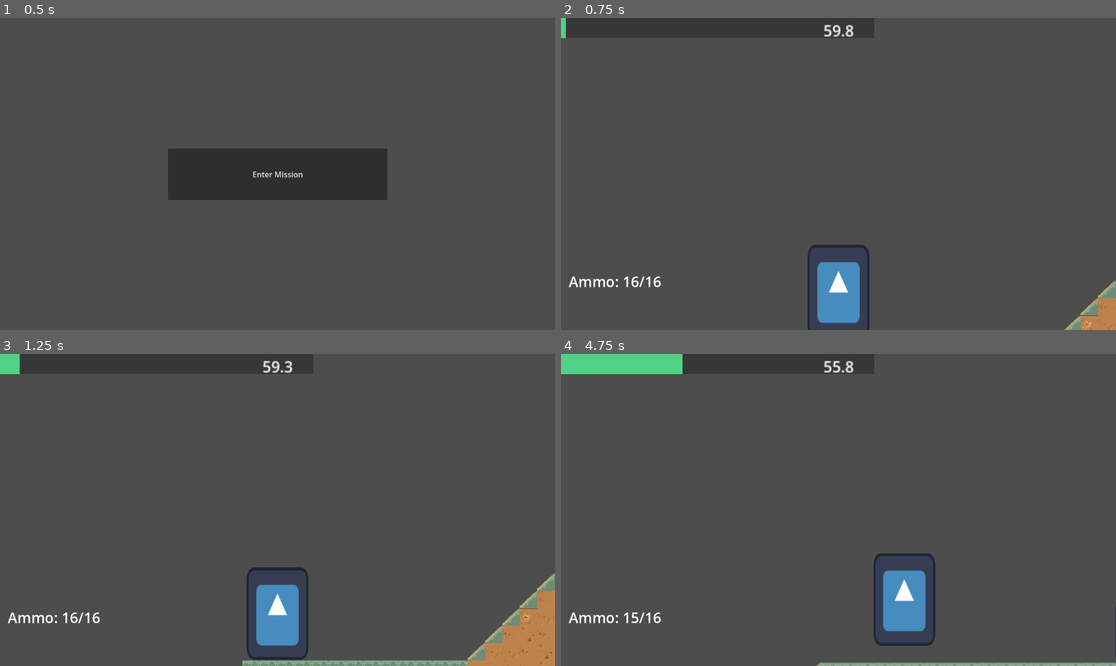
Above: before the commit, frames 1-4 (two rows, left to right).
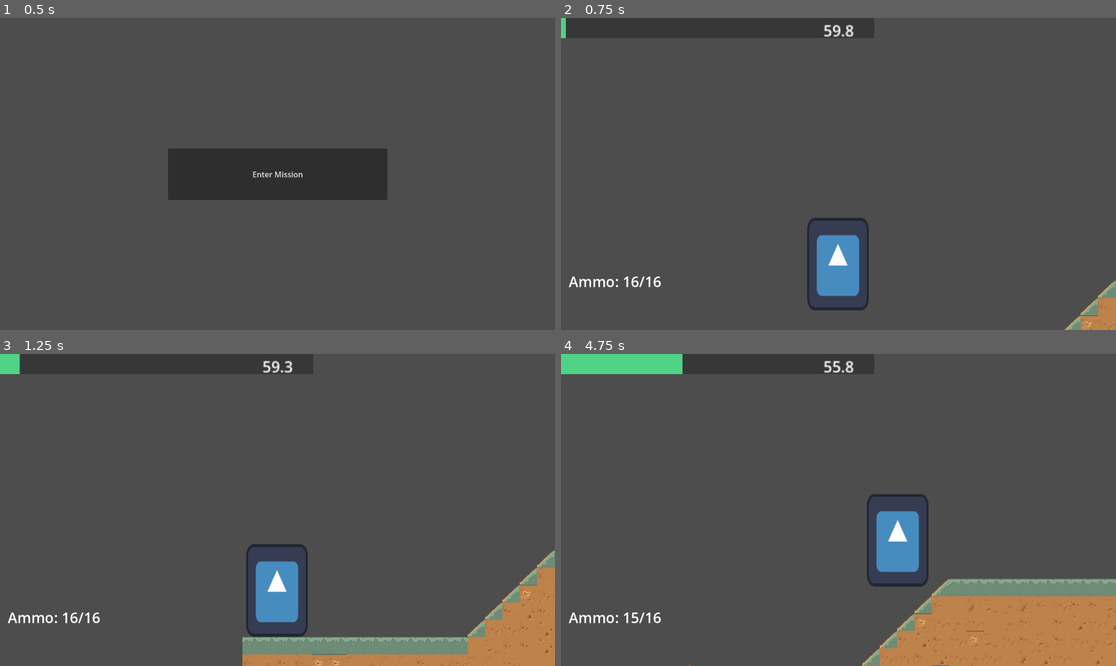
Above: after the commit, the same moments.

Repository: dzfrias/gladiator
Game: Godot game, scene res://scenes/test_scene.tscn
The game is run twice, just before and just after one commit, with the same random seed, the same clock (stepped at 60 frames per second) and the same inputs. The engine's default icon, where the game draws it, is replaced by a stand-in: a white triangle on a blue panel in a dark square.
Inputs (mouse positions are in pixels of both pictures, inside the frame that each line leads up to):
- Up to frame 1 (0.5 s): no input
- Up to frame 2 (0.75 s): click "Enter Mission" at 0.5 s
- Up to frame 3 (1.25 s): no input
- Up to frame 4 (4.75 s): move the mouse to (960, 494) at 1.27 s; hold S (crouch) 1.28-2.03 s; hold D (right) 1.28-2.78 s; tap Space (jump) at 1.52, 1.55, 1.82, 2.1, 2.27, 2.57, 3.05, 3.77, 4.07, 4.52, 4.55 s; move the mouse to (727, 525) at 2.02 s; tap S (crouch) at 2.3, 3.8 s; move the mouse to (894, 441) at 2.77 s; hold A (left) 2.78-3.53 s; hold S (crouch) 2.78-3.53 s; move the mouse to (810, 572) at 3.52 s; hold D (right) from 3.53 s (still down); click (810, 572) at 3.6 s; move the mouse to (1005, 556) at 4.27 s; hold E (roll) from 4.28 s (still down)

Frame 1 is identical in both runs. In frame 2, 1.9% of the frame differs, in the area x 44-56%, y 64-100%; in frame 3, 7.0%; in frame 4, 14%, in the area x 22-100%, y 44-100%.

Commit message:
add ability for player to crouch

Diff:
--- a/scenes/player.tscn
+++ b/scenes/player.tscn
@@ -29,11 +29,11 @@
 roll_cooldown_time = 0.2
 
 [node name="CollisionShape2D" type="CollisionShape2D" parent="."]
-position = Vector2(0, -42)
+position = Vector2(-1, -98)
 shape = SubResource("RectangleShape2D_m5kfl")
 
 [node name="Sprite2D" type="Sprite2D" parent="."]
-position = Vector2(0, -43)
+position = Vector2(-1, -99)
 scale = Vector2(1, 1.5)
 texture = ExtResource("1_rjir4")
 
@@ -51,14 +51,14 @@
 health = NodePath("../Health")
 
 [node name="Weapon" type="Node2D" parent="."]
-position = Vector2(123, -75)
+position = Vector2(122, -131)
 script = ExtResource("5_crqak")
 weapon_stats = ExtResource("6_0weg3")
 projectile_prefab = ExtResource("6_w2kq1")
 auto_reload = true
 
 [node name="MeleeBox" type="Area2D" parent="."]
-position = Vector2(123, 0)
+position = Vector2(122, -56)
 collision_layer = 0
 collision_mask = 7
 
--- a/scripts/player/player.gd
+++ b/scripts/player/player.gd
@@ -3,6 +3,7 @@
 @export var move_speed: float = 400
 @export var move_acceleration: float = 2000
 @export var move_deceleration: float = 2000
+@export var crouch_move_speed: float = 200
 @export var direction_change_factor: float = 3
 @export var jump_speed: float = 500
 @export var jump_accel: float = 1000
@@ -22,6 +23,7 @@
 var _weapon: Weapon
 var _state := State.CONTROL
 var _can_roll := true
+var _is_crouching := false
 @onready var _combat_flip_position = $Weapon.position
 var _is_jumping := false
 var _jump_time := 0.0
@@ -55,10 +57,16 @@
 
 	match _state:
 		State.CONTROL:
-			if Input.is_action_pressed("crouch") and Input.is_action_pressed("jump"):
-				set_collision_mask_value(Math.ilog2(Constants.PLATFORM_LAYER) + 1, false)
+			if Input.is_action_pressed("crouch"):
+				if Input.is_action_pressed("jump"):
+					set_collision_mask_value(Math.ilog2(Constants.PLATFORM_LAYER) + 1, false)
+				else:
+					set_collision_mask_value(Math.ilog2(Constants.PLATFORM_LAYER) + 1, true)
+					_is_crouching = true
+					scale.y = 0.5
 			else:
-				set_collision_mask_value(Math.ilog2(Constants.PLATFORM_LAYER) + 1, true)
+				scale.y = 1
+				_is_crouching = false
 
 			if Input.is_action_pressed("left") and Input.is_action_pressed("right"):
 				velocity.x = move_toward(velocity.x, 0, move_acceleration * delta)
@@ -68,7 +76,10 @@
 				# change directions
 				if velocity.x > 0:
 					acceleration *= direction_change_factor
-				velocity.x = maxf(-move_speed, velocity.x - acceleration * delta)
+				if _is_crouching:
+					velocity.x = maxf(-crouch_move_speed, velocity.x - acceleration * delta)
+				else:
+					velocity.x = maxf(-move_speed, velocity.x - acceleration * delta)
 				$Direction.is_right = false
 				_melee_box.position = Vector2(-_combat_flip_position.x, _combat_flip_position.y)
 				_weapon.position = Vector2(-_combat_flip_position.x, _combat_flip_position.y)
@@ -76,7 +87,10 @@
 				var acceleration := move_acceleration
 				if velocity.x < 0:
 					acceleration *= direction_change_factor
-				velocity.x = minf(move_speed, velocity.x + acceleration * delta)
+				if _is_crouching:
+					velocity.x = minf(crouch_move_speed, velocity.x + acceleration * delta)
+				else:
+					velocity.x = minf(move_speed, velocity.x + acceleration * delta)
 				$Direction.is_right = true
 				_melee_box.position = _combat_flip_position
 				_weapon.position = _combat_flip_position
